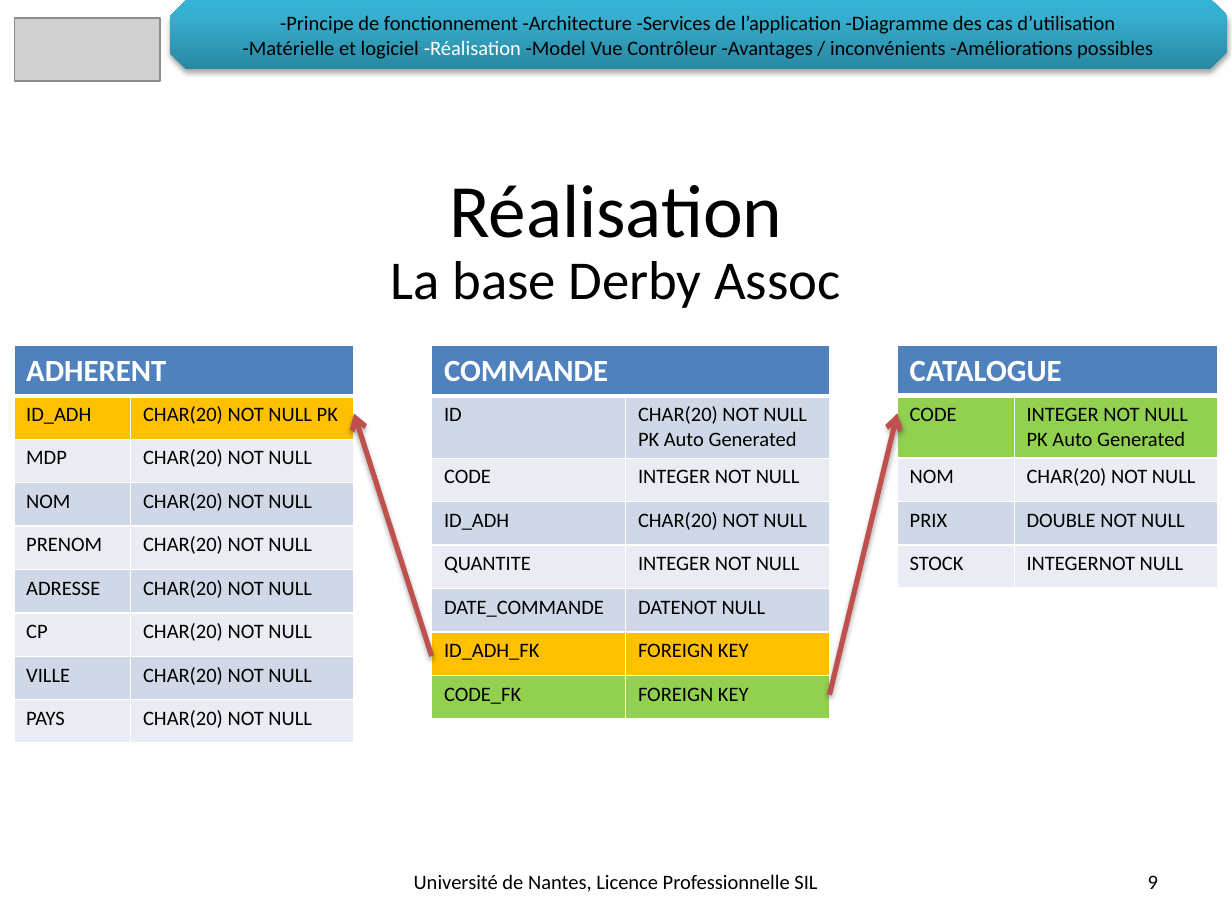
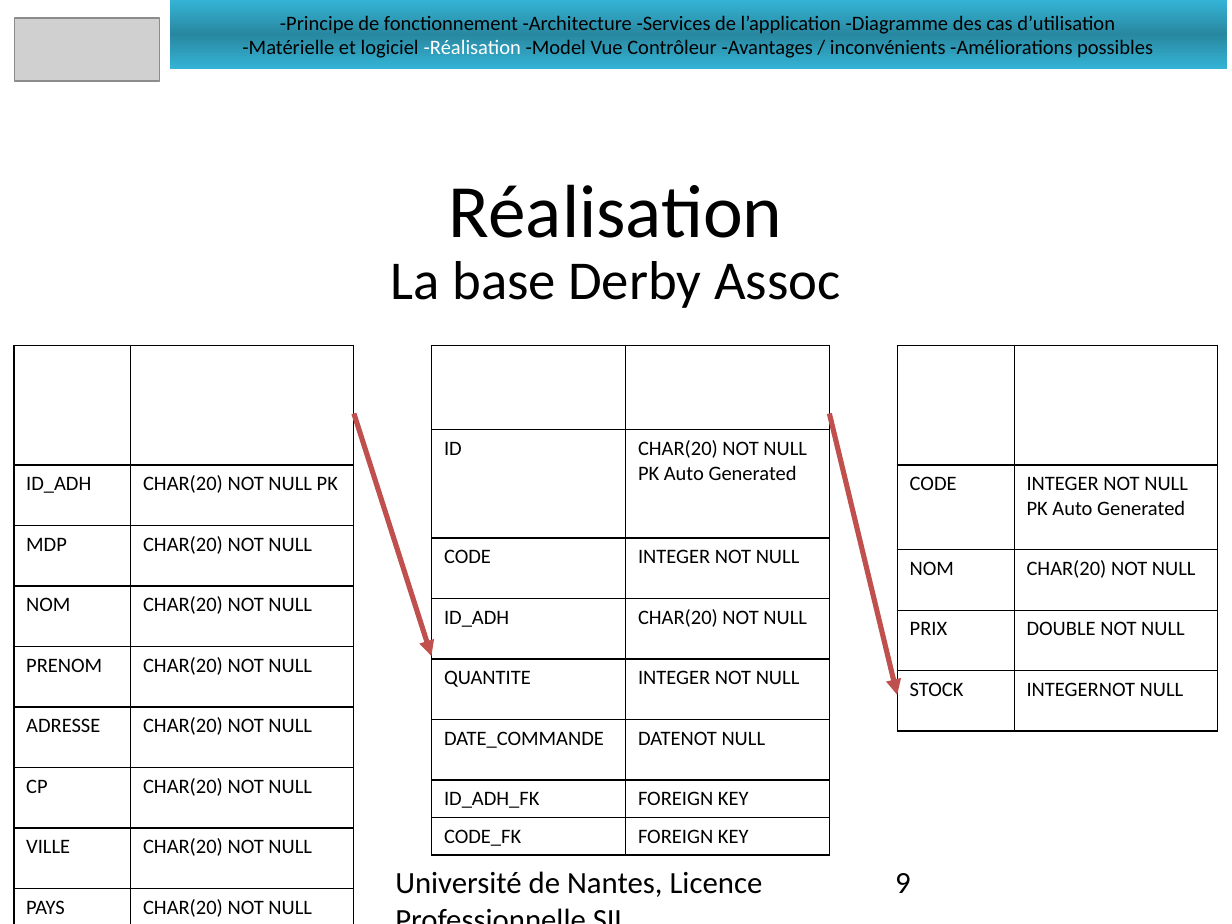
Before and after one commit to LeonardoALARCON/progr3, a slide deck: slide 9 of Documentation/DiapoProg3/PresentationProg3.pptx. Drawn at 1232x924 pixels with LibreOffice and Linux fonts; fonts in the diff are those of the drawing; grey boxes stand for pictures; background and template pictures are left out. Boxes give left, top, right and bottom in pixels: in the first picture for what was removed or moved away, otherwise in the second. Text is boxed around its words. In the diff, an @@ line names an element or a change of style, - is before the commit and + after.

Commit message:
Ajouté images des diagrammes et les ajouté à la présentation PWP

```diff
--- a/Documentation/DiapoProg3/PresentationProg3.pptx
+++ b/Documentation/DiapoProg3/PresentationProg3.pptx
@@ rectangle "-Principe de fonctionnement -Architecture -Services ..." at (x1=170, y1=0, x2=1227, y2=69): snip diag rect to rectangle; fill gradient #2A88A2 to #37B1D2 to #34B4D6 to gradient #34B3D5 to #2988A1; shadow off @@
@@ text "La base Derby Assoc" at (x1=391, y1=261, x2=840, y2=308): less space between paragraphs @@
@@ table at (x1=14, y1=346, x2=354, y2=921) @@
@@ fill #4F81BD to none in row 1, column 1 @@
@@ fill #FFC000 to none in row 2 @@
@@ fill #E9EDF4 to none in 8 cells @@
@@ fill #D0D8E8 to none in 6 cells @@
@@ borders changed @@
@@ table at (x1=431, y1=346, x2=828, y2=850) @@
@@ fill #4F81BD to none in row 1, column 1 @@
@@ fill #D0D8E8 to none in 6 cells @@
@@ fill #E9EDF4 to none in 4 cells @@
@@ fill #FFC000 to none in row 7 @@
@@ fill #92D050 to none in row 8 @@
@@ borders changed @@
@@ table at (x1=897, y1=346, x2=1217, y2=700) @@
@@ fill #4F81BD to none in row 1, column 1 @@
@@ fill #92D050 to none in row 2 @@
@@ fill #E9EDF4 to none in 4 cells @@
@@ fill #D0D8E8 to none in row 4 @@
@@ borders changed @@
@@ arrow moved from (431, 655) - (354, 414) to (354, 414) - (431, 655) @@
@@ arrow (354, 414) - (431, 655): arrowheads changed @@
@@ arrow moved from (829, 695) - (897, 414) to (829, 414) - (897, 695) @@
@@ arrow (829, 414) - (897, 695): arrowheads changed @@
@@ text "Université de Nantes, Licence Professionnelle ..." at (x1=395, y1=871, x2=763, y2=897): size 12 to 18 pt; alignment centre to left; vertical alignment middle to top @@
@@ page number at (x1=895, y1=873, x2=911, y2=893): size 12 to 18 pt; alignment right to left; vertical alignment middle to top @@
```
Also in this commit, not shown: 19 other slides changed, 9 other files.
